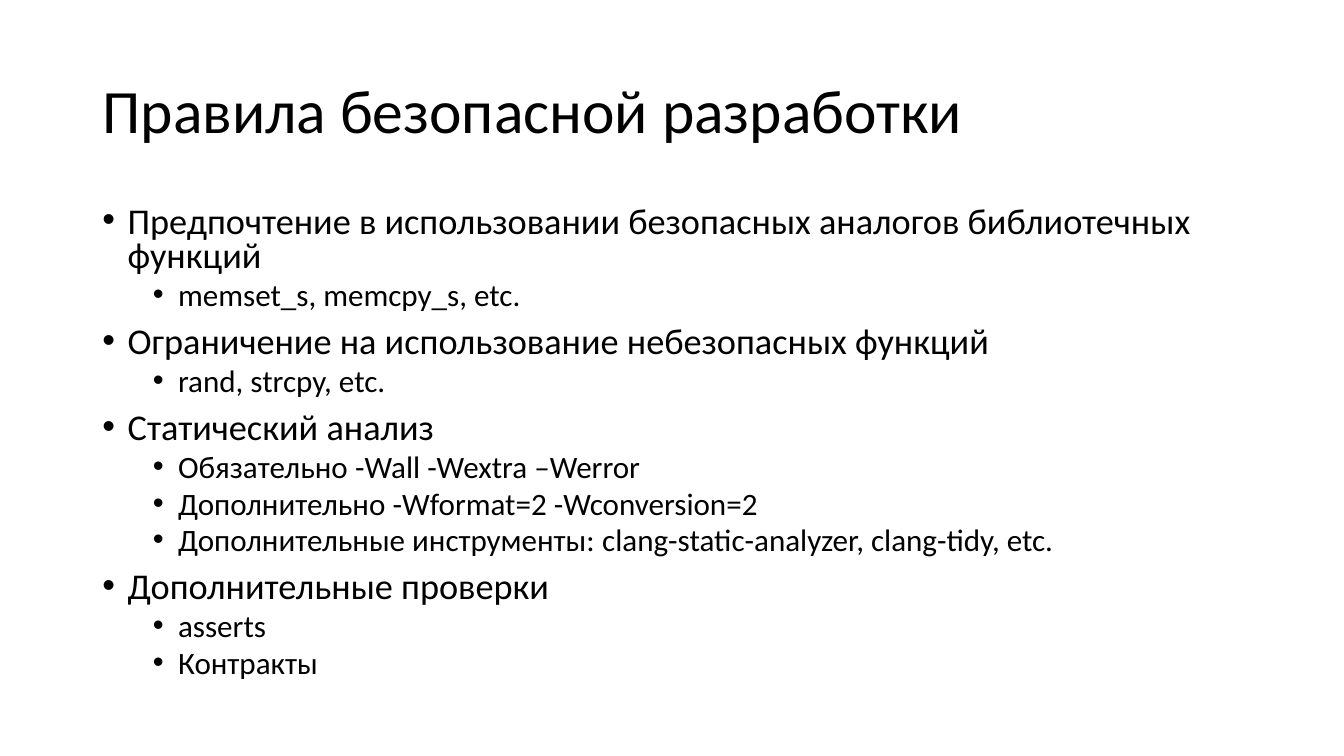
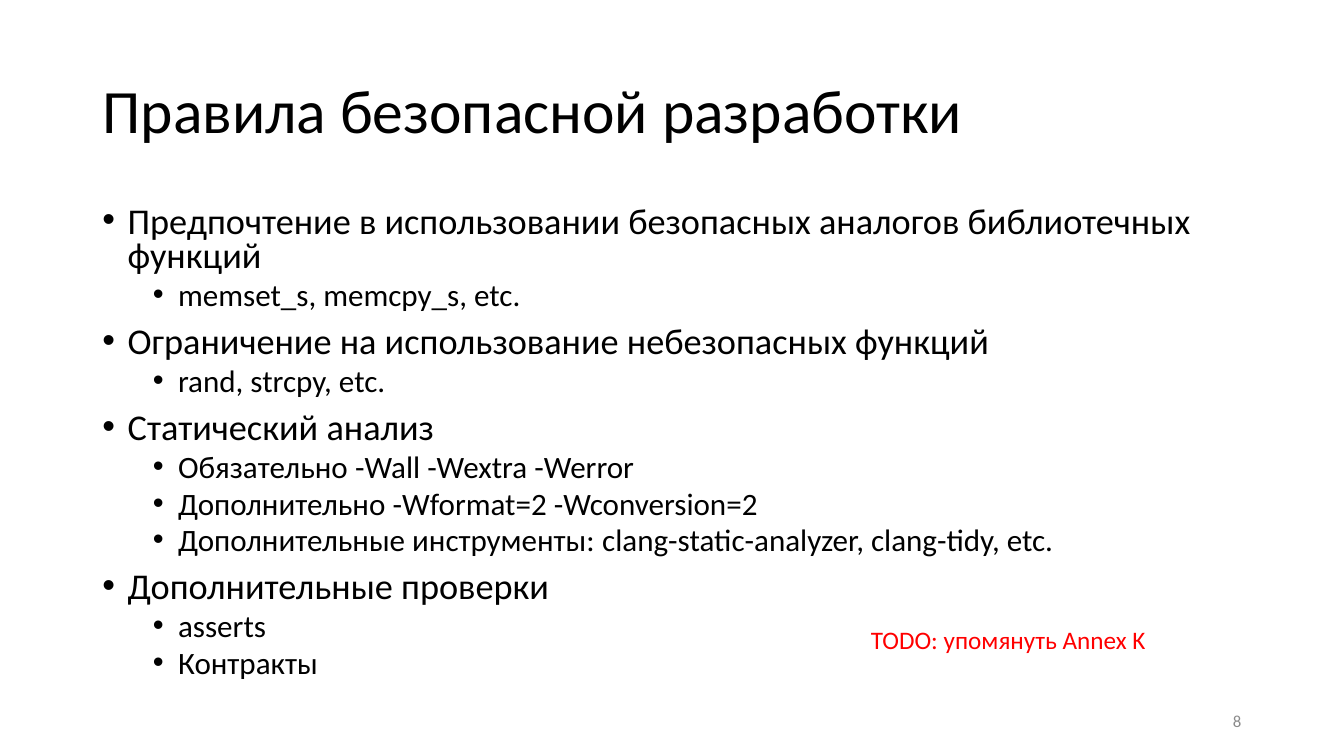
Before and after one commit to yugr/slides, a slide deck: slide 8 of CppZeroCost/2025/Rusyaev/hardening_v1.pptx. Drawn at 1344x756 pixels with LibreOffice and Linux fonts; fonts in the diff are those of the drawing. Boxes give left, top, right and bottom in pixels: in the first picture for what was removed or moved away, otherwise in the second. Text is boxed around its words. In the diff, an @@ line names an element or a change of style, - is before the commit and + after.

```diff
--- a/CppZeroCost/2025/Rusyaev/hardening_v1.pptx
+++ b/CppZeroCost/2025/Rusyaev/hardening_v1.pptx
@@ text at (178, 456, 634, 479): text changed @@
-  • Обязательно -Wall -Wextra –Werror
+  • Обязательно -Wall -Wextra -Werror
@@ text added at (871, 632, 1145, 653), 18 pt, text #FF0000 @@
+TODO: упомянуть Annex K
@@ page number added at (1233, 715, 1241, 727), 12 pt, text #8C8C8C @@
+8
```
Also in this commit, not shown: 27 other slides changed, 2 slides added, 1 other file.
